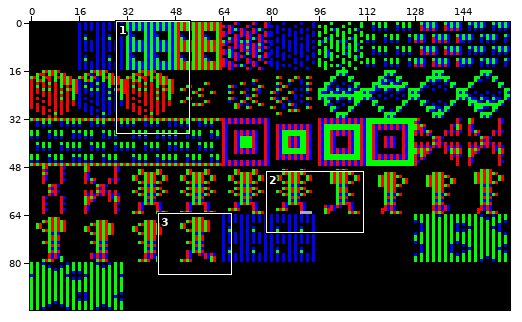
Sprite sheet: graphics/Tiles1.png. Above, an overview of the earlier version with the close-up marked.
Close-up. Before the edit:
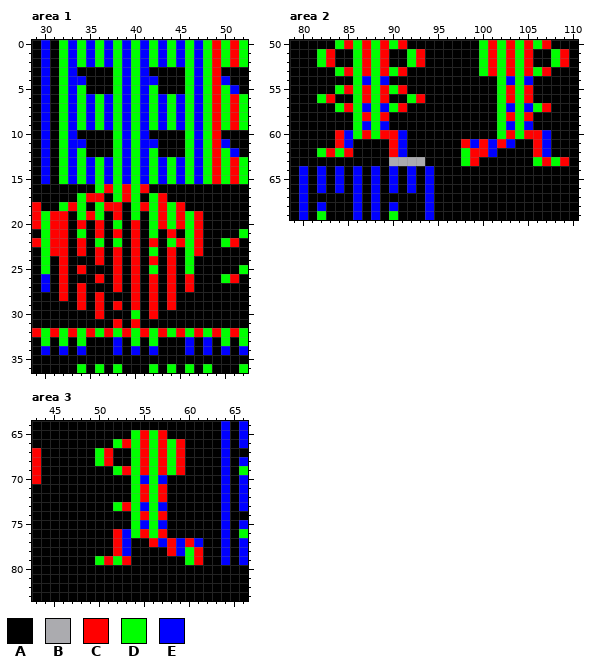
The file is 160x96 pixels. Shown: area 1: x 29..52, y 0..36; area 2: x 79..110, y 50..69; area 3: x 43..66, y 64..83. The commit also changed other parts of the picture, which this record leaves out.
Palette (. is transparent): A #000000  B #ababaf  C #ff0000  D #00ff00  E #0000ff
The result:
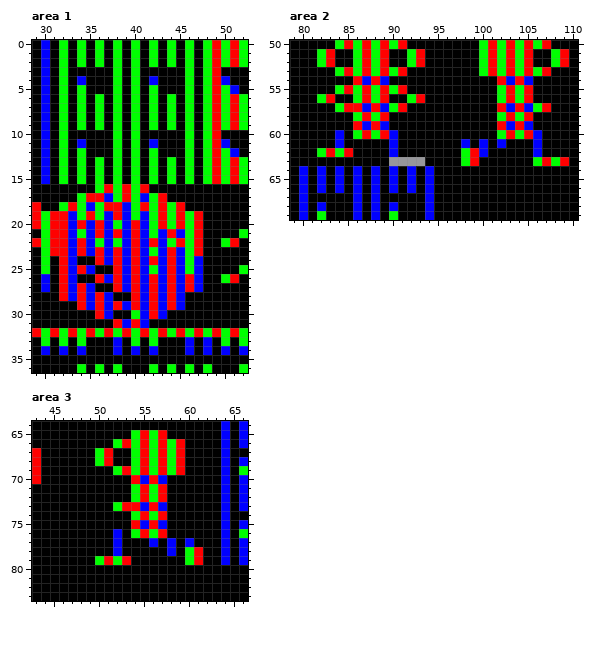
Changes in this commit:
colour B: #ababaf -> #97979b
Changed rows in their new state; - is a pixel that keeps its letter.
Area 1:
first column x 33:
 0 A-A-A-A-A-A-A-A
 1 A-A-A-A-A-A-A-A
 2 A-A-A-A-A-A-A-A
 3 A-----A-A-----A
 4 A-----A-A-----A
 5 A-----A-A-----A
 6 A-A-A-A-A-A-A-A
 7 A-A-A-A-A-A-A-A
 8 A-A-A-A-A-A-A-A
 9 A-A-A-A-A-A-A-A
10 A-----A-A-----A
11 A-----A-A-----A
12 A-----A-A-----A
13 A-A-A-A-A-A-A-A
14 A-A-A-A-A-A-A-A
15 A-A-A-A-A-A-A-A
17 ----E---E------
18 --E---E--------
19 E---E-E-E------
20 E-E-E-E-E------
21 E-E-E-E-E-E-E--
22 E-E-E-E-E-E----
23 E-E-E-E-E-E-E--
24 E---E-E-E-E-E-E
25 E-E---E-E-E-E-E
26 E---E-E-E-E-E-E
27 E-E---E-E-E-E-E
28 E-E-E---E-E-E--
29 --E-E-E-E-E-E--
30 ----E---E-E----
31 ------E-E------
Area 2:
first column x 84:
54 --C-C-------------C-C---
57 --C-C-------------C-C---
59 --C-C-------------C-C---
60 EA----EA--------------EA
61 EA----EA------EAEAEA--EA
62 ------EA--------EA----EA
Area 3:
first column x 52:
70 --C-C-----
73 --C-C-----
75 --C-C-----
76 EA--------
77 EA--EAEAEA
78 EA----EA--
